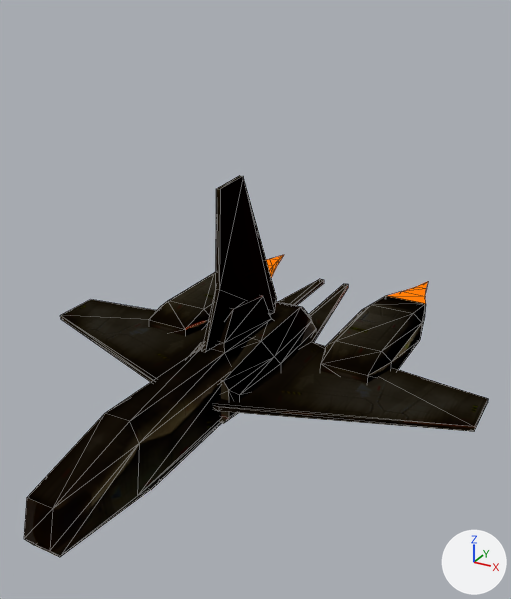
The glTF model gfx/ship3d/Hyena/hyena.gltf: old version first, new version second.
Both versions are drawn from a camera (50 mm lens) standing at (122.0, -208.0, 118.0) and looking at (3.0, 8.0, 10.0). Lighting does not change. The marker at lower right points along +X, +Y and +Z. Mesh edges are drawn as thin lines. Where no turn or scale is listed for an object, it has been applied to the vertices.

The scene before the commit, as lines of its bpy script (objects in view):
```python
me_base_001 = bpy.data.meshes.new('base.001')
me_base_001.from_pydata(...)  # 212 vertices, 380 faces; spans x -90.0..90.0, y -108.0..93.0, z -29.0..59.0
me_base_001.materials.append(mat_base_glow)
me_hyena_001 = bpy.data.meshes.new('hyena.001')
me_hyena_001.from_pydata(...)  # 26 vertices, 40 faces; spans x -49.0..49.0, y 88.7..125.5, z -33.0..-25.0
me_hyena_001.materials.append(mat_glow_standard)  # black #000000
ob_base_glow = bpy.data.objects.new('base_glow', me_base_001)
ob_base_glow.location = (0.0, 0.0, 0.0)
ob_glow = bpy.data.objects.new('glow', me_hyena_001)
ob_glow.location = (0.0, -7.6, 14.8)
```
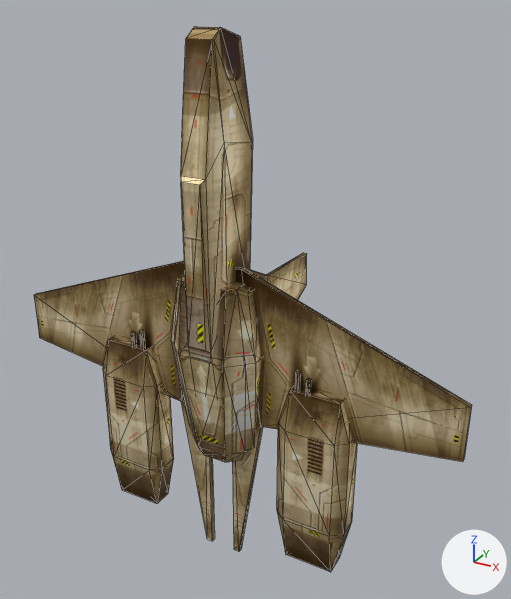
Location of each change, (x1, y1, x2, y2) in pixels of the pictures (511 x 599 px):
'base_glow', reshaped (43% taller)
    before: (24, 175, 488, 557)
    after: (34, 26, 472, 572)
'glow', deleted
    before: (267, 255, 428, 304)

The change in detail:
Picture 'hyenaGLO' (img_hyenaglo) is new.
Material 'base' (mat_base) is new.
Uses the picture img_hyena.
Uses the picture img_hyenaglo.
Mesh me_base is new.
It has 212 vertices, 380 faces and spans x -90.0..90.0, y -29.0..59.0, z -93.0..108.0.
It uses material mat_base.
Object 'base_glow' (ob_base_glow) now shows me_base instead of me_base_001.
Object 'glow' (ob_glow) is deleted.
